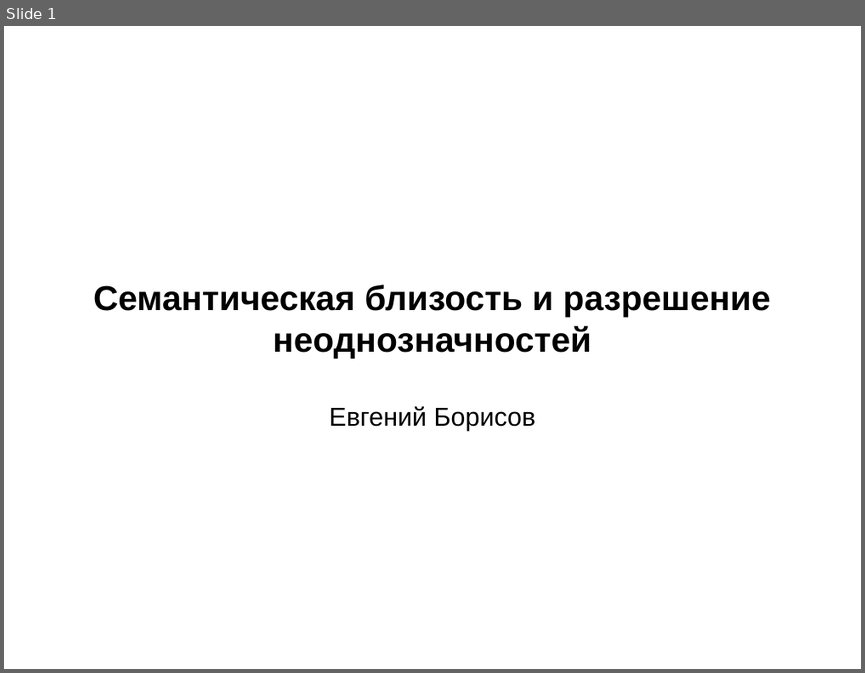
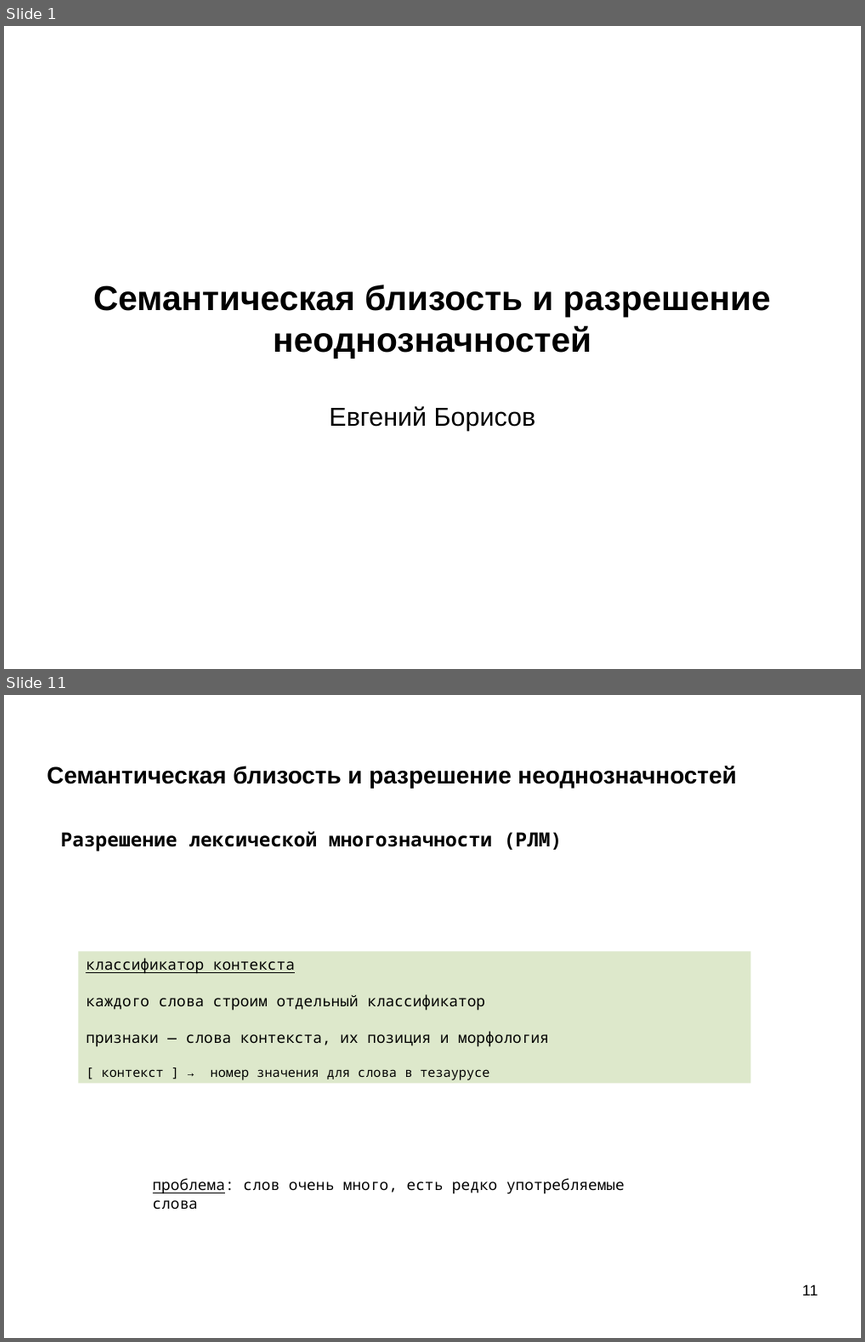
Before and after one commit to mechanoid5/ml_nlp_2022, a slide deck: 11-semantic.odp. Shown one above the other, each under a label of ours: slide 1 before the commit, slides 1 and 11 after it; the slides between them are not shown. The pictures are 865x673 and 865x1342 pixels, drawn with LibreOffice and Linux fonts; fonts in the diff are those of the drawing; background and template pictures are left out. Boxes give left, top, right and bottom in pixels: in the first picture for what was removed or moved away, otherwise in the second. Text is boxed around its words. In the diff, an @@ line names an element or a change of style, - is before the commit and + after.

```diff
--- a/11-semantic.odp
+++ b/11-semantic.odp
@@ slide 11 added at [4,695,861,1338], background picture (left out) @@
@@ title added at [46,766,736,788], 22 pt, text #000000, bold @@
+Семантическая близость и разрешение неоднозначностей
@@ text added at [61,831,562,851], 18 pt, text #000000, bold @@
+Разрешение лексической многозначности (РЛМ)
@@ rectangle added at [79,952,751,1083], fill #DDE8CB, 14 pt, text #000000 @@
+классификатор контекста
+каждого слова строим отдельный классификатор
+признаки — слова контекста, их позиция и морфология
+[ контекст ] → номер значения для слова в тезаурусе
@@ text added at [153,1178,624,1209], 14 pt, text #000000 @@
+проблема: слов очень много, есть редко употребляемые слова
@@ page number added at [802,1284,817,1295], 14 pt, text #000000 @@
+11
```
Also in this commit, not shown: 9 slides changed, 12 other slides added, 2 other files.
